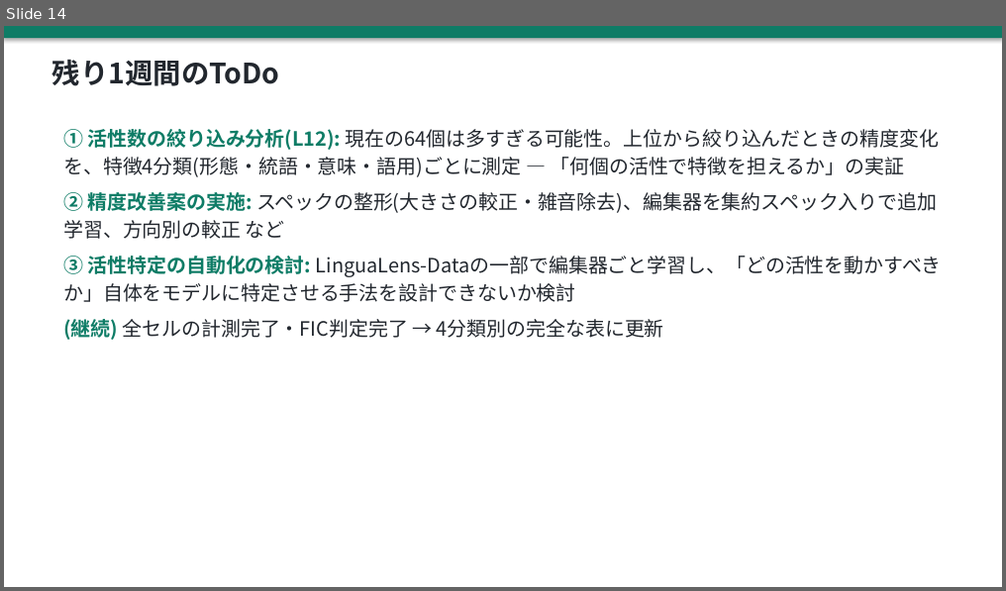
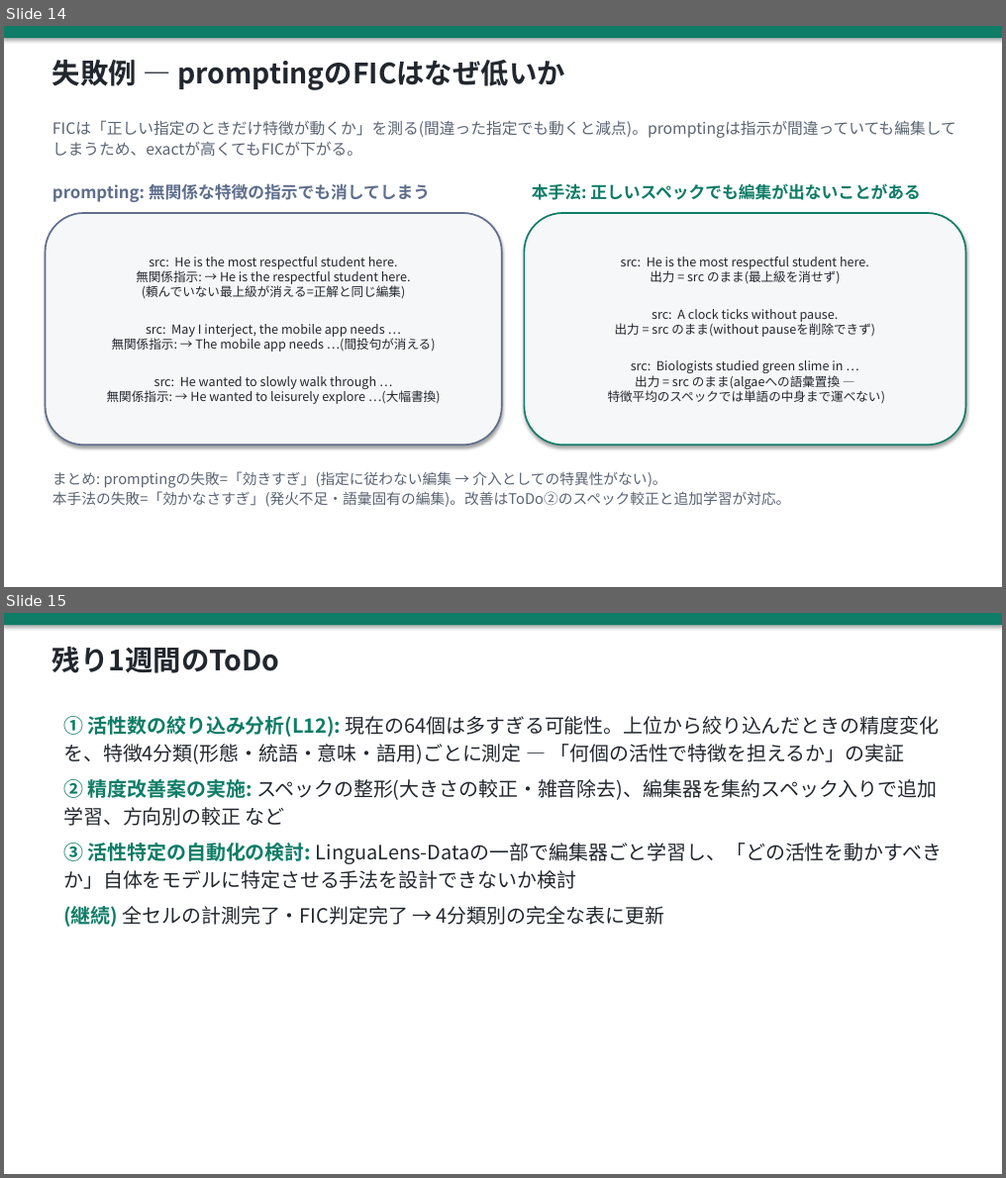
Before and after one commit to yohei-kobashi/SAE-EditFlow, a slide deck: slides/20260722_progress.pptx. Shown one above the other, each under a label of ours: slide 14 before the commit, slides 14 and 15 after it. The pictures are 1006x591 and 1006x1178 pixels, drawn with LibreOffice and Linux fonts; fonts in the diff are those of the drawing. Boxes give left, top, right and bottom in pixels: in the first picture for what was removed or moved away, otherwise in the second. Text is boxed around its words. In the diff, an @@ line names an element or a change of style, - is before the commit and + after.

Commit message:
スライドに失敗例(結果の直後): prompting=無関係指示でも編集する特異性欠如の実例3件(FIC低の機序)、本手法=正spec不発・語彙置換不能の実例3件、効きすぎvs効かなさすぎの対比

```diff
--- a/slides/20260722_progress.pptx
+++ b/slides/20260722_progress.pptx
@@ slide 14 added at [4, 26, 1002, 587], background #FFFFFF @@
@@ rectangle added at [4, 26, 1002, 38], fill #0E7C66 @@
@@ text added at [53, 60, 564, 90], 27 pt, text #22272E, bold @@
+失敗例 — promptingのFICはなぜ低いか
@@ text added at [53, 120, 956, 157], 15 pt, text #5A6472 @@
+FICは「正しい指定のときだけ特徴が動くか」を測る(間違った指定でも動くと減点)。promptingは指示が間違っていても編集してしまうため、exactが高くてもFICが下がる。
@@ text added at [53, 183, 430, 202], 16 pt, text #5E6E8C, bold @@
+prompting: 無関係な特徴の指示でも消してしまう
@@ text added at [532, 183, 921, 200], 16 pt, text #0E7C66, bold @@
+本手法: 正しいスペックでも編集が出ないことがある
@@ rounded rectangle added at [46, 213, 502, 445], fill #F6F7F8, outline #5E6E8C 1.6 pt, 12 pt, text #22272E @@
+src: He is the most respectful student here.
+無関係指示: → He is the respectful student here.
+(頼んでいない最上級が消える=正解と同じ編集)
+src: May I interject, the mobile app needs …
+無関係指示: → The mobile app needs …(間投句が消える)
+src: He wanted to slowly walk through …
+無関係指示: → He wanted to leisurely explore …(大幅書換)
@@ rounded rectangle added at [525, 213, 966, 445], fill #F6F7F8, outline #0E7C66 1.6 pt, 12 pt, text #22272E @@
+src: He is the most respectful student here.
+出力 = src のまま(最上級を消せず)
+src: A clock ticks without pause.
+出力 = src のまま(without pauseを削除できず)
+src: Biologists studied green slime in …
+出力 = src のまま(algaeへの語彙置換 —
+特徴平均のスペックでは単語の中身まで運べない)
@@ text added at [53, 472, 790, 507], 14 pt, text #5A6472 @@
+まとめ: promptingの失敗=「効きすぎ」(指定に従わない編集 → 介入としての特異性がない)。
+本手法の失敗=「効かなさすぎ」(発火不足・語彙固有の編集)。改善はToDo②のスペック較正と追加学習が対応。
@@ what was slide 14 is now slide 15 @@
```
